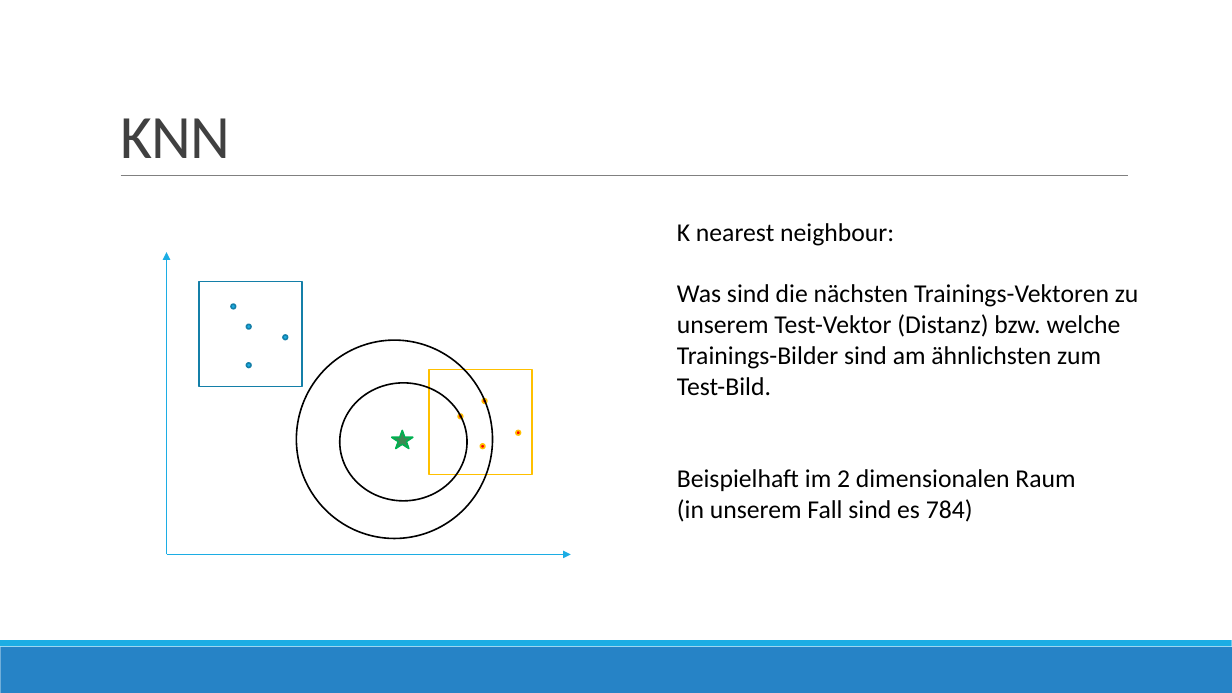
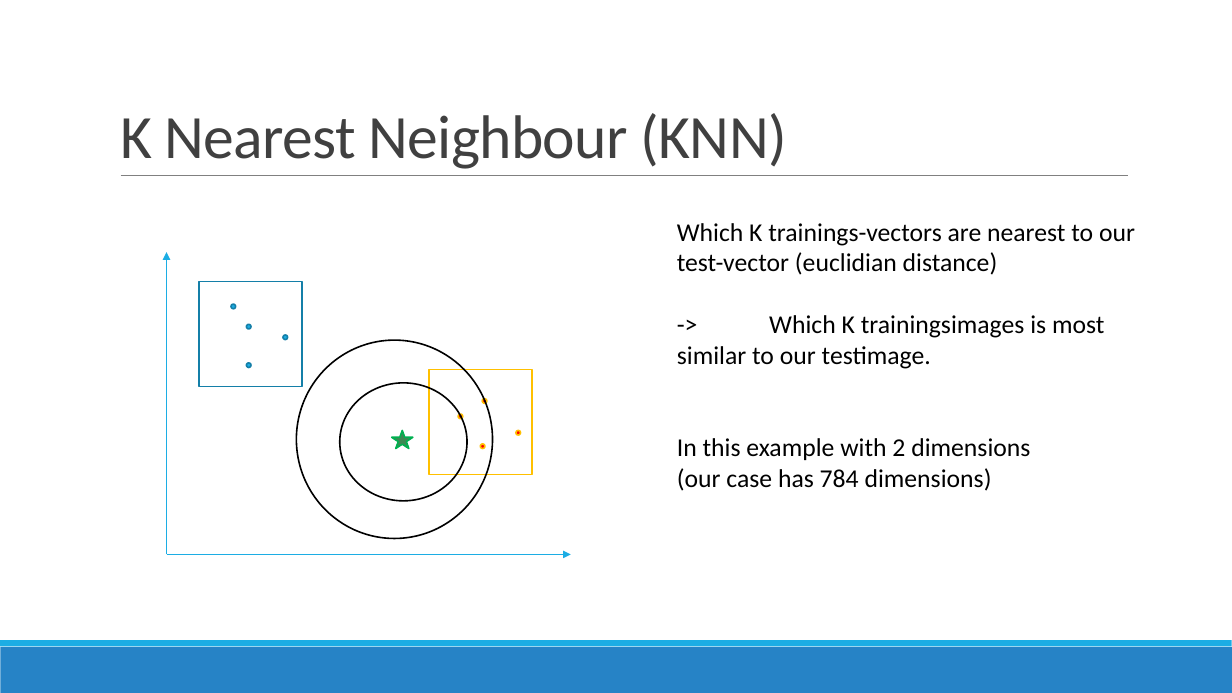
Before and after one commit to datascience-mobi/project-03-group-01, a slide deck: slide 4 of Vortrag1.pptx. Drawn at 1232x693 pixels with LibreOffice and Linux fonts; fonts in the diff are those of the drawing. Boxes give left, top, right and bottom in pixels: in the first picture for what was removed or moved away, otherwise in the second. Text is boxed around its words. In the diff, an @@ line names an element or a change of style, - is before the commit and + after.

```diff
--- a/Vortrag1.pptx
+++ b/Vortrag1.pptx
@@ title at [120, 113, 787, 169]: text changed @@
-KNN
+K Nearest Neighbour (KNN)
@@ text at [677, 223, 1135, 491]: text changed @@
-K nearest neighbour:
-Was sind die nächsten Trainings-Vektoren zu unserem Test-Vektor (Distanz) bzw. welche Trainings-Bilder sind am ähnlichsten zum Test-Bild.
-Beispielhaft im 2 dimensionalen Raum
-(in unserem Fall sind es 784)
+Which K trainings-vectors are nearest to our test-vector (euclidian distance)
+-> Which K trainingsimages is most similar to our testimage.
+In this example with 2 dimensions
+(our case has 784 dimensions)
```
Also in this commit, not shown: 3 other slides changed, 1 slide removed.
